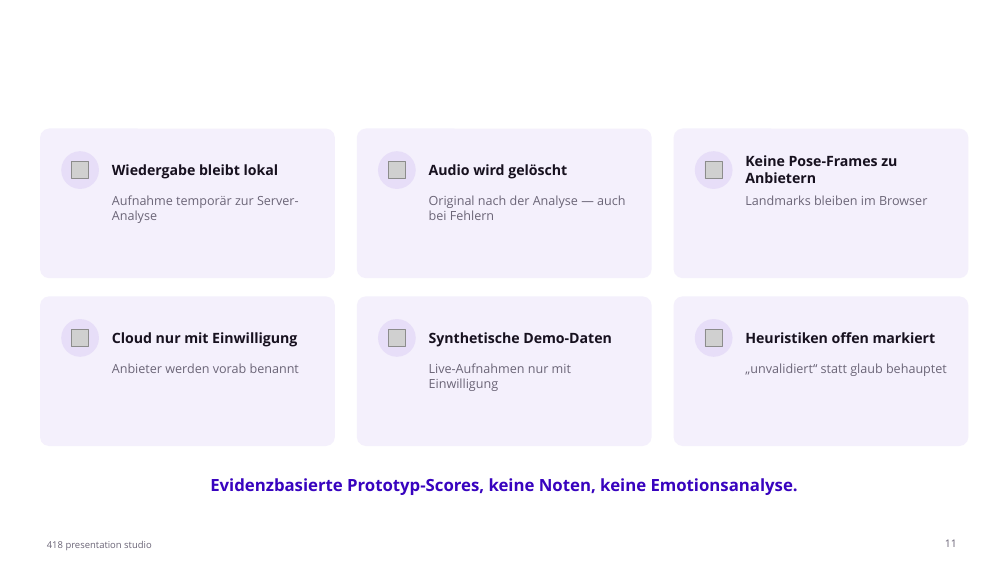
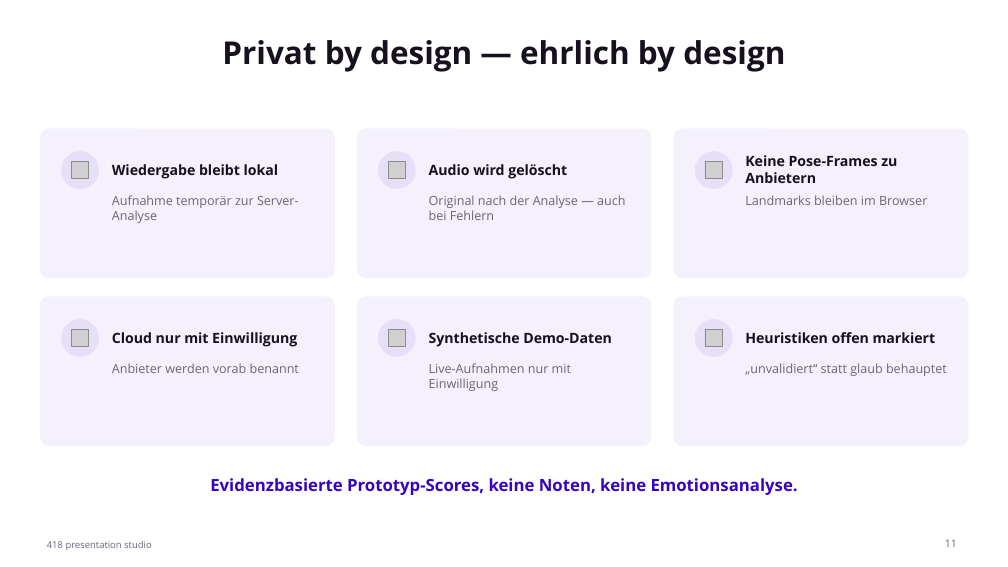
Before and after one commit to johannes3502/hackathon-fulda, a slide deck: slide 11 of pitch/PitchPractice-Pitch.pptx. Drawn at 1008x567 pixels with LibreOffice and Linux fonts; fonts in the diff are those of the drawing; grey boxes stand for pictures. Boxes give left, top, right and bottom in pixels: in the first picture for what was removed or moved away, otherwise in the second. Text is boxed around its words. In the diff, an @@ line names an element or a change of style, - is before the commit and + after.

```diff
--- a/pitch/PitchPractice-Pitch.pptx
+++ b/pitch/PitchPractice-Pitch.pptx
@@ title added at (222,40,785,72), 30 pt, text #17111F, bold @@
+Privat by design — ehrlich by design
```
Also in this commit, not shown: 9 other slides changed, 13 other files.
